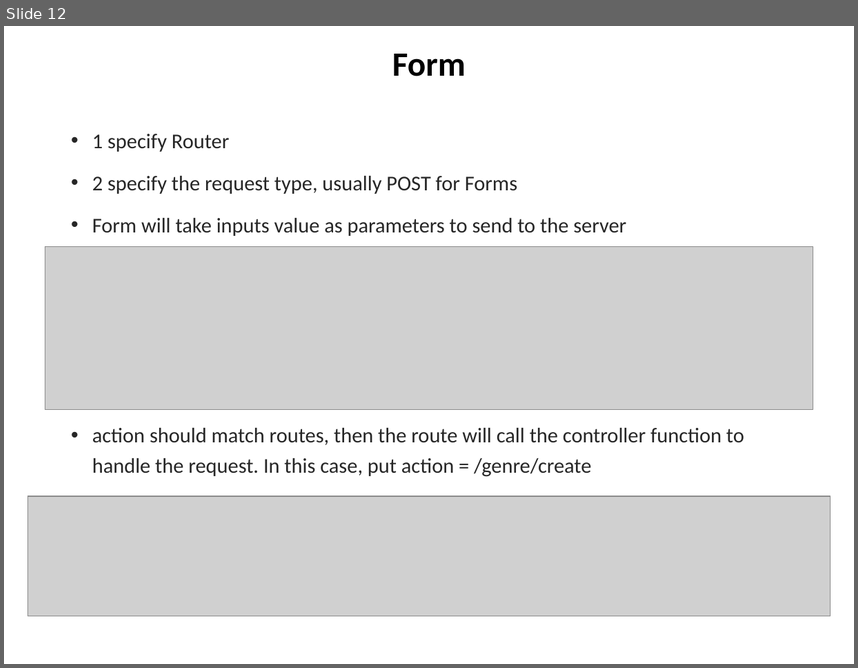
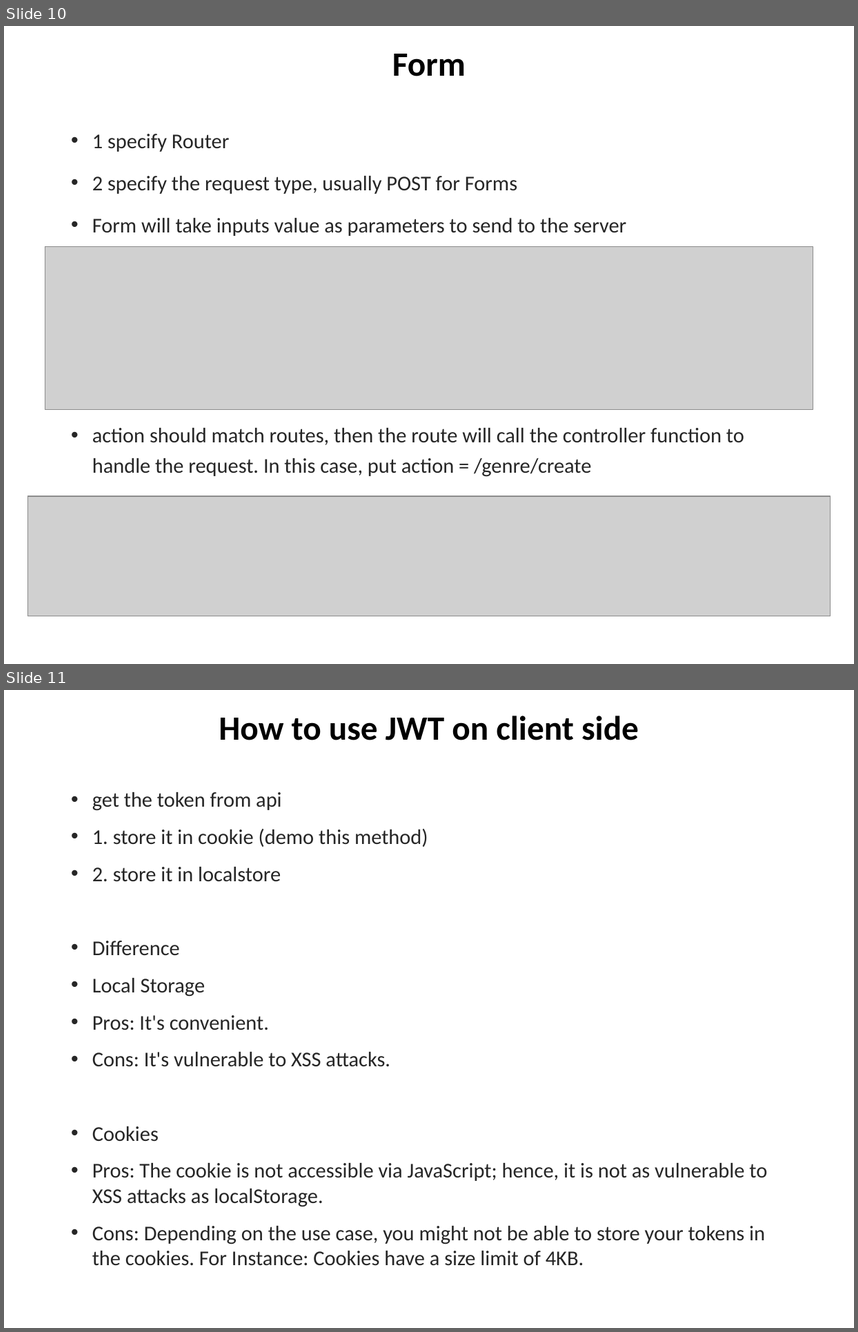
Before and after one commit to chuacw/SGUS-Slides, a slide deck: BCI - Day11 - Node-Express 2.pptx. Shown one above the other, each under a label of ours: slide 12 before the commit, slides 10 and 11 after it. The pictures are 858x668 and 858x1332 pixels, drawn with LibreOffice and Linux fonts; fonts in the diff are those of the drawing; grey boxes stand for pictures. Boxes give left, top, right and bottom in pixels: in the first picture for what was removed or moved away, otherwise in the second. Text is boxed around its words. In the diff, an @@ line names an element or a change of style, - is before the commit and + after.

```diff
--- a/BCI - Day11 - Node-Express 2.pptx
+++ b/BCI - Day11 - Node-Express 2.pptx
@@ slide 11 added at (x1=4, y1=690, x2=854, y2=1328), background #FFFFFF @@
@@ title added at (x1=219, y1=716, x2=639, y2=740), 28.8 pt, text #000000, bold @@
+How to use JWT on client side
@@ text added at (x1=92, y1=792, x2=767, y2=1265), 17.8 pt, text #262626 @@
+• get the token from api
+• 1. store it in cookie (demo this method)
+• 2. store it in localstore
+• Difference
+• Local Storage
+• Pros: It's convenient.
+• Cons: It's vulnerable to XSS attacks.
+• Cookies
+• Pros: The cookie is not accessible via JavaScript; hence, it is not as vulnerable to XSS attacks as localStorage.
+• Cons: Depending on the use case, you might not be able to store your tokens in the cookies. For Instance: Cookies have a size limit of 4KB.
@@ what was slide 12 is now slide 10 @@
```
Also in this commit, not shown: 3 slides changed, 1 other file.
